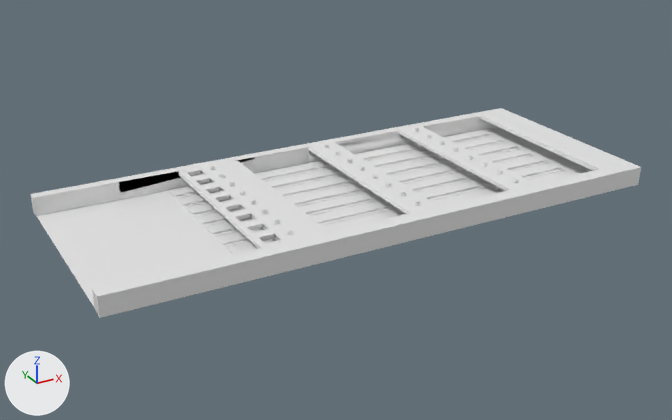
One commit to the FBX model Art/Environment Without Tracks And Rails.fbx: the scene before it, then after it.
The view is the same before and after, from a camera (50 mm lens) standing at (-331.0, -584.0, 284.0) and looking at (-15.0, -11.0, -3.0). Lighting does not change. The marker at lower left points along +X, +Y and +Z. Where no turn or scale is listed for an object, it has been applied to the vertices. Vertices at the same position are counted once.

Objects in the first picture: 'Platforms', 'Walls'.
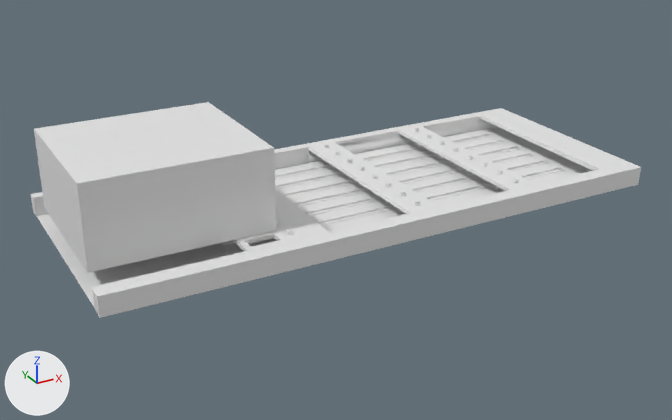
What differs and where, as boxes [x1, y1, x2, y2] in the pictures (672 x 420 px):
'Molyneux Building', added: after [34, 102, 276, 273]
part 1 of me_cube, built on: before [179, 168, 283, 248]; after [233, 232, 283, 251]

The change, as a list of edits to the scene's bpy script:
```text
Change me_cube:
    used by ob_walls; location = (0.0, 0.0, -0.4)
    remove me_cube.from_pydata(...)  # 185 vertices, 165 faces; spans x -221.0..221.0, y -89.0..91.0, z 0.0..15.0
    add me_cube.from_pydata(...)  # 185 vertices, 181 faces; spans x -221.0..221.0, y -89.0..91.0, z 0.0..15.0
    me_cube part 1
    54 vertices in x -107.0..-103.0, y -76.0..82.0, z 12.0..15.0 move by (-10.0, 0.0, 0.0)
    18 vertices in x -107.0, y -76.0..82.0, z 12.0 move by (-11.0, 0.0, 0.0)
    16 new faces join them
Add me_cube_017:
    me_cube_017.from_pydata(...)  # a box spanning x -65.0..65.0, y -58.0..58.0, z -30.0..30.0
Add ob_molyneux_building:
    ob_molyneux_building = bpy.data.objects.new('Molyneux Building', me_cube_017)
    ob_molyneux_building.location = (-152.5, 0.9, 44.8)
```
